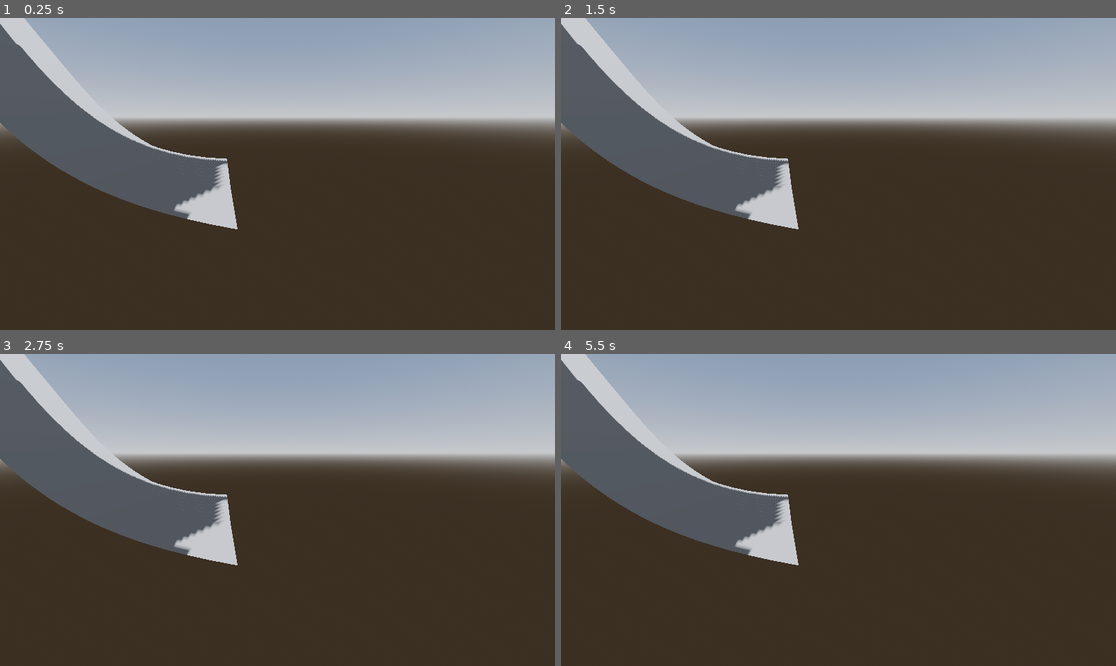
Above: before the commit, frames 1-4 (two rows, left to right).
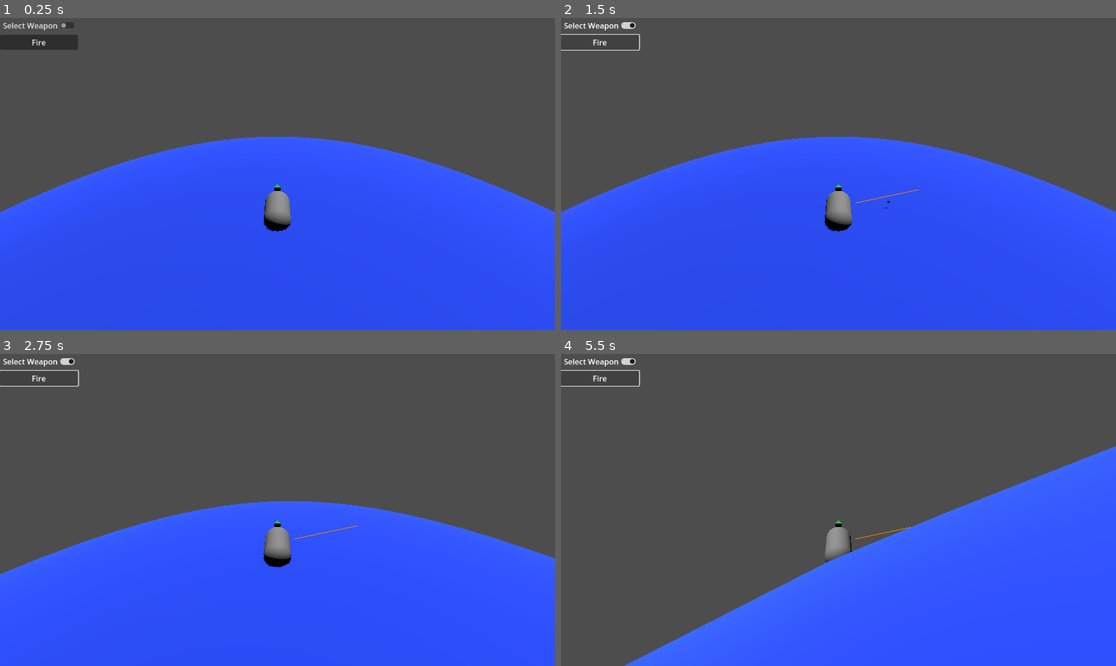
Above: after the commit, the same moments.

Repository: D4Devil/project--shipwrecked
Game: Godot game, scene res://scenes/test.tscn
The game is run twice, just before and just after one commit, with the same random seed, the same clock (stepped at 60 frames per second) and the same inputs. Before the commit the project starts from res://scenes/main.tscn.
Inputs (mouse positions are in pixels of both pictures, inside the frame that each line leads up to):
- Up to frame 1 (0.25 s): no input
- Up to frame 2 (1.5 s): click (599, 24) at 0.5 s, where only the run after the commit has a clickable "Select Weapon"; click (599, 42) at 1.25 s, where only the run after the commit has a clickable "Fire"
- Up to frame 3 (2.75 s): tap Enter (ui_accept) at 2, 2.27 s; hold Right (ui_right) from 2.03 s (still down)
- Up to frame 4 (5.5 s): release Right (ui_right) at 2.78 s; hold Left (ui_left) 2.78-3.53 s; tap Enter (ui_accept) at 3.02, 4.52, 5.27 s; hold Right (ui_right) 3.53-5.03 s; hold Left (ui_left) from 5.03 s (still down)

The runs differ from the first frame. In frame 1, 92% of the frame differs, in the area x 0-100%, y 0-100%; in frame 2, 92%; in frame 3, 91%; in frame 4, 90%.

Commit message:
Tunned gravity scalar of cannonball and sizes for both ship and cannonball

Diff:
--- a/project.godot
+++ b/project.godot
@@ -13,7 +13,7 @@
 config/name="Project: Shipwrecked"
 config/description="This is a POC about controlling ships on tiny planets with fun shapes, think about Marios Galaxie but Mario is a Sailboat"
 config/version="0.0.0"
-run/main_scene="res://scenes/main.tscn"
+run/main_scene="res://scenes/test.tscn"
 config/features=PackedStringArray("4.3", "Forward Plus")
 config/icon="res://icon.svg"
 
--- a/scenes/cannonball.tscn
+++ b/scenes/cannonball.tscn
@@ -10,18 +10,21 @@
 "
 
 [sub_resource type="SphereShape3D" id="SphereShape3D_uytbx"]
+radius = 0.2
 
 [sub_resource type="StandardMaterial3D" id="StandardMaterial3D_pmc6b"]
 albedo_color = Color(0.187176, 0.187176, 0.187176, 1)
 
 [sub_resource type="SphereMesh" id="SphereMesh_df86g"]
 material = SubResource("StandardMaterial3D_pmc6b")
+radius = 0.2
+height = 0.4
 
 [node name="Cannonball" type="RigidBody3D"]
-mass = 0.1
+mass = 5.0
 gravity_scale = 0.0
 script = SubResource("GDScript_xktnf")
-initial_velocity = 10.0
+initial_velocity = 10000.0
 
 [node name="CollisionShape3D" type="CollisionShape3D" parent="."]
 shape = SubResource("SphereShape3D_uytbx")
@@ -32,4 +35,7 @@
 [node name="GravitationalBody3D" type="Node3D" parent="." node_paths=PackedStringArray("physics_body")]
 script = ExtResource("1_gqsak")
 physics_body = NodePath("..")
+gravity_scalar = 4.0
 _gravity_direction = Vector3(0, 0, 0)
+
+[connection signal="body_entered" from="." to="." method="queue_free" unbinds=1]
--- a/scenes/ship_prototype.tscn
+++ b/scenes/ship_prototype.tscn
@@ -7,10 +7,18 @@
 [ext_resource type="Script" path="res://scripts/components/agent/input_agent.gd" id="5_xyooc"]
 
 [sub_resource type="CapsuleShape3D" id="CapsuleShape3D_5enxt"]
+radius = 2.0
+height = 8.0
 
 [sub_resource type="CapsuleMesh" id="CapsuleMesh_nch5w"]
+radius = 2.0
+height = 8.0
+
+[sub_resource type="StandardMaterial3D" id="StandardMaterial3D_s2pt1"]
+albedo_color = Color(0.101701, 0.797511, 0.221871, 1)
 
 [sub_resource type="PrismMesh" id="PrismMesh_w20dk"]
+material = SubResource("StandardMaterial3D_s2pt1")
 
 [node name="ShipPrototype" type="CharacterBody3D"]
 
@@ -23,7 +31,7 @@
 mesh = SubResource("CapsuleMesh_nch5w")
 
 [node name="MeshInstance3D2" type="MeshInstance3D" parent="."]
-transform = Transform3D(1, 0, 0, 0, -4.64838e-08, 0.696806, 0, -1.06343, -3.04584e-08, 0, 0.342263, -0.904285)
+transform = Transform3D(1, 0, 0, 0, -4.64838e-08, 0.696806, 0, -1.06343, -3.04584e-08, 0, 1.6541, -4.57314)
 mesh = SubResource("PrismMesh_w20dk")
 
 [node name="CustomComponents" type="Node3D" parent="."]
--- a/scenes/test.tscn
+++ b/scenes/test.tscn
@@ -8,18 +8,18 @@
 [ext_resource type="PackedScene" uid="uid://b6sf61dl0c6w3" path="res://scenes/cannonball.tscn" id="5_4sn0c"]
 
 [sub_resource type="SphereShape3D" id="SphereShape3D_otig1"]
-radius = 50.0
+radius = 300.0
 
 [sub_resource type="StandardMaterial3D" id="StandardMaterial3D_xqgdi"]
 albedo_color = Color(0.137255, 0.294118, 1, 1)
 
 [sub_resource type="SphereMesh" id="SphereMesh_qv3f0"]
 material = SubResource("StandardMaterial3D_xqgdi")
-radius = 40.0
-height = 80.0
+radius = 200.0
+height = 400.0
 
 [sub_resource type="SphereShape3D" id="SphereShape3D_4tr76"]
-radius = 40.0
+radius = 198.0
 
 [node name="Test" type="Node3D"]
 
@@ -28,10 +28,10 @@
 shadow_enabled = true
 
 [node name="ShipPrototype" parent="." instance=ExtResource("2_mt4ja")]
-transform = Transform3D(1, 0, 0, 0, 1, 0, 0, 0, 1, 0, 43.4143, 0)
+transform = Transform3D(1, 0, 0, 0, 1, 0, 0, 0, 1, 0, 214.306, 0)
 
-[node name="Cannon" type="Node3D" parent="ShipPrototype"]
-transform = Transform3D(1, 0, 0, 0, 1, 0, 0, 0, 1, 0, 0.694592, -1.11504)
+[node name="Cannon" type="Marker3D" parent="ShipPrototype"]
+transform = Transform3D(-3.09086e-08, -0.258819, -0.965926, -3.09086e-08, 0.965926, -0.258819, 1, 2.18557e-08, -3.78552e-08, 2.73309, 0.721298, -1.44317)
 script = ExtResource("2_j4uhw")
 _cooldown = 1.0
 
@@ -50,6 +50,9 @@
 spawner = NodePath("../AimStraight")
 ignored_colliders = [NodePath("../..")]
 
+[node name="Camera3D" type="Camera3D" parent="ShipPrototype"]
+transform = Transform3D(1, 0, 0, 0, 0.866025, 0.5, 0, -0.5, 0.866025, 0, 21.0876, 24.5086)
+
 [node name="Area3D" type="Area3D" parent="."]
 collision_layer = 0
 collision_mask = 2
@@ -67,9 +70,6 @@
 
 [node name="CollisionShape3D" type="CollisionShape3D" parent="Area3D/MeshInstance3D/StaticBody3D"]
 shape = SubResource("SphereShape3D_4tr76")
-
-[node name="Camera3D" type="Camera3D" parent="."]
-transform = Transform3D(-0.718098, -0.317553, 0.619271, 0, 0.88983, 0.456292, -0.695943, 0.327662, -0.638985, 3.53092, 45.6035, -3.48174)
 
 [node name="Control" type="Control" parent="."]
 layout_mode = 3
--- a/scripts/components/agent/gravitational_body_3d.gd
+++ b/scripts/components/agent/gravitational_body_3d.gd
@@ -7,6 +7,9 @@
 
 ## [Dependency]: To whom this simulation will be applied
 @export var physics_body : PhysicsBody3D
+
+## Gravity scalar for tunning
+@export var gravity_scalar: float = 1
 
 ## Current gravity direction state
 @export var _gravity_direction = Vector3.DOWN * 9.81:
@@ -19,11 +22,11 @@
 func _physics_process(delta):
 	if physics_body is CharacterBody3D:
 		physics_body = physics_body as CharacterBody3D
-		physics_body.move_and_collide(_gravity_direction * delta)
+		physics_body.move_and_collide((_gravity_direction / (delta * delta)) * delta )
 
 	if physics_body is RigidBody3D:
 		physics_body = physics_body as RigidBody3D
-		physics_body.apply_central_force(_gravity_direction * delta)
+		physics_body.apply_central_force((_gravity_direction / (delta * delta)) * delta)
 
 
 func set_gravity_direction(value: Vector3) -> void:
--- a/scripts/components/weapon/single_shot.gd
+++ b/scripts/components/weapon/single_shot.gd
@@ -11,7 +11,7 @@
 	for collider in ignored_colliders:
 		(current_projectile as PhysicsBody3D).add_collision_exception_with(collider)
 
-	var velocity := -spawner.basis.z.normalized()
+	var velocity := -spawner.global_basis.z.normalized()
 	if can_be_charged:
 		velocity *= current_charge
 
Not shown: 1 places in scenes/ship_prototype.tscn that only renumber resources
